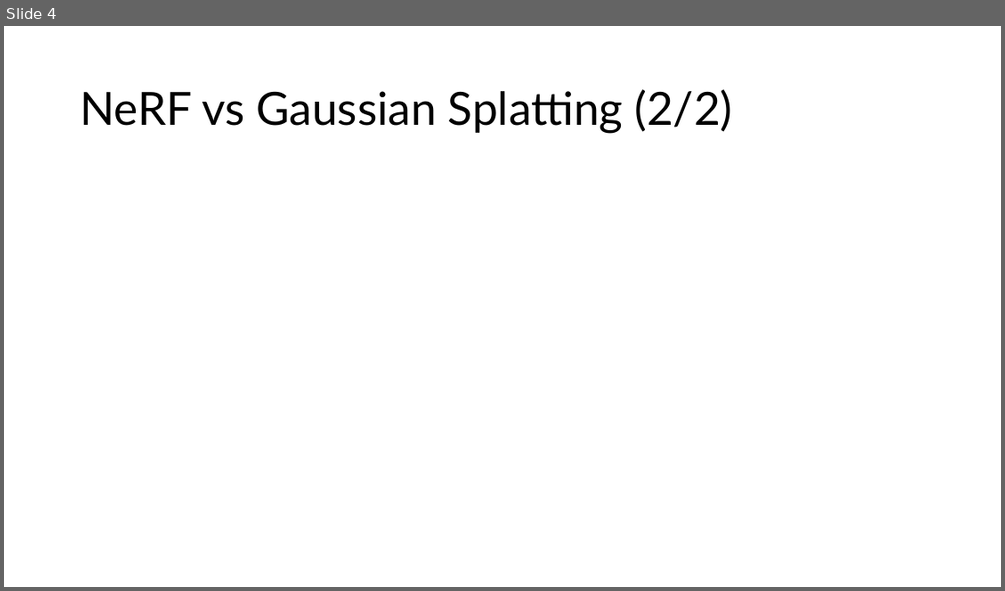
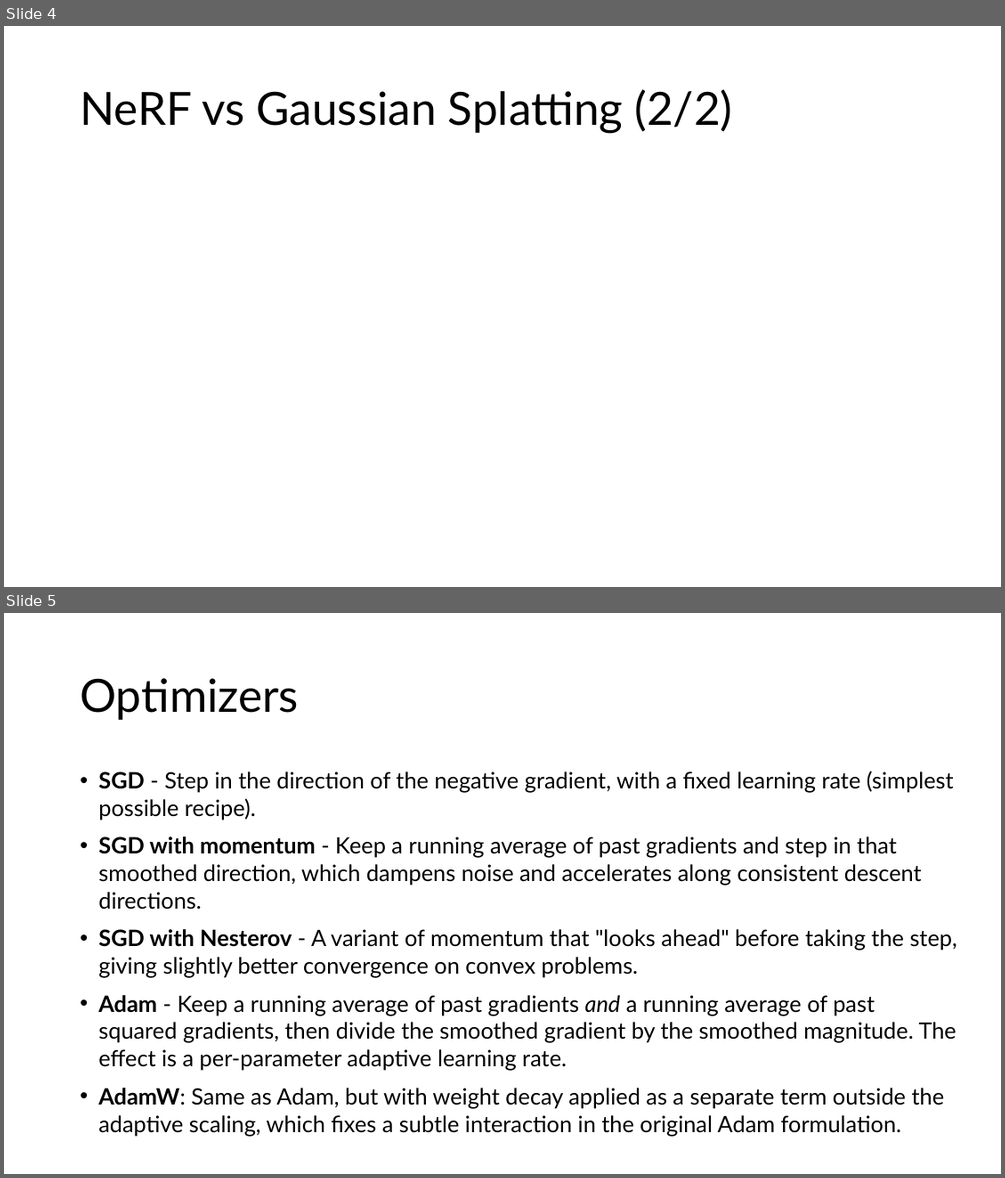
Before and after one commit to logus2k/co, a slide deck: documents/project_presentation.pptx. Shown one above the other, each under a label of ours: slide 4 before the commit, slides 4 and 5 after it. The pictures are 1005x591 and 1005x1178 pixels, drawn with LibreOffice and Linux fonts; fonts in the diff are those of the drawing; grey boxes stand for pictures; background and template pictures are left out. Boxes give left, top, right and bottom in pixels: in the first picture for what was removed or moved away, otherwise in the second. Text is boxed around its words. In the diff, an @@ line names an element or a change of style, - is before the commit and + after.

```diff
--- a/documents/project_presentation.pptx
+++ b/documents/project_presentation.pptx
@@ slide 5 added at bbox=[4, 613, 1001, 1174], background #FFFFFF @@
@@ title added at bbox=[80, 678, 299, 720], 44 pt, text #000000 @@
+Optimizers
@@ text added at bbox=[98, 771, 957, 1135], 21.7 pt, text #000000 @@
+• SGD - Step in the direction of the negative gradient, with a fixed learning rate (simplest possible recipe).
+• SGD with momentum - Keep a running average of past gradients and step in that smoothed direction, which dampens noise and accelerates along consistent descent directions.
+• SGD with Nesterov - A variant of momentum that "looks ahead" before taking the step, giving slightly better convergence on convex problems.
+• Adam - Keep a running average of past gradients and a running average of past squared gradients, then divide the smoothed gradient by the smoothed magnitude. The effect is a per-parameter adaptive learning rate.
+• AdamW: Same as Adam, but with weight decay applied as a separate term outside the adaptive scaling, which fixes a subtle interaction in the original Adam formulation.
```
Also in this commit, not shown: 3 other slides changed, 1 slide removed, 1 other file.
